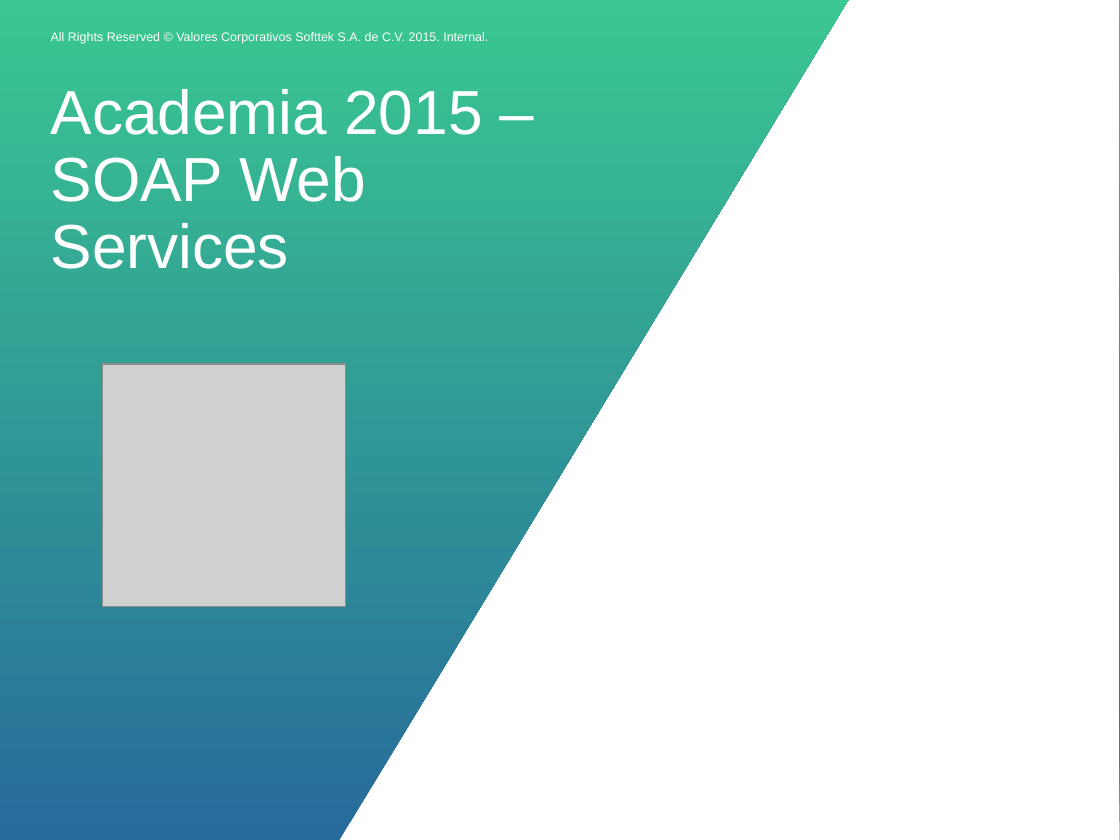
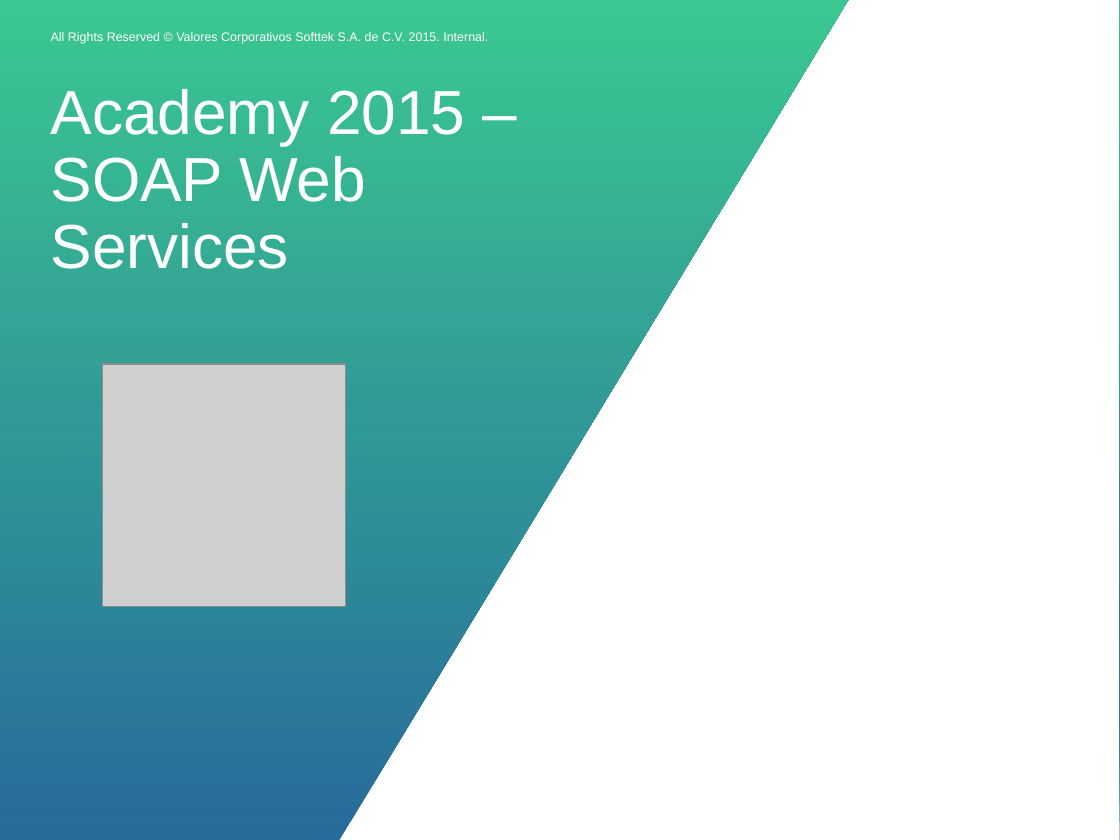
Before and after one commit to DavidHertz/WebServices, a slide deck: slide 1 of SOAP/doc/SOAP.pptx. Drawn at 1120x840 pixels with LibreOffice and Linux fonts; fonts in the diff are those of the drawing; grey boxes stand for pictures; background and template pictures are left out. Boxes give left, top, right and bottom in pixels: in the first picture for what was removed or moved away, otherwise in the second. Text is boxed around its words. In the diff, an @@ line names an element or a change of style, - is before the commit and + after.

Commit message:
[JAVA] Adding xsd, endpoint, service and test. Updating configuration.

```diff
--- a/SOAP/doc/SOAP.pptx
+++ b/SOAP/doc/SOAP.pptx
@@ title at (x1=51, y1=89, x2=465, y2=269): text changed @@
-Academia 2015 –SOAP Web Services
+Academy 2015 –SOAP Web Services
```
Also in this commit, not shown: 5 other slides changed, 7 slides added, 4 slides removed, 18 other files.
